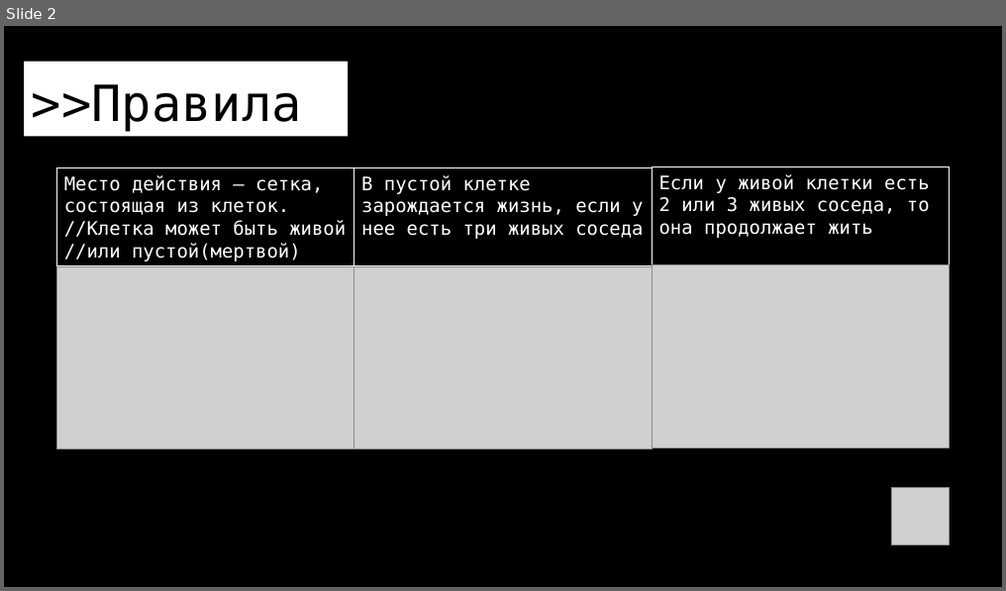
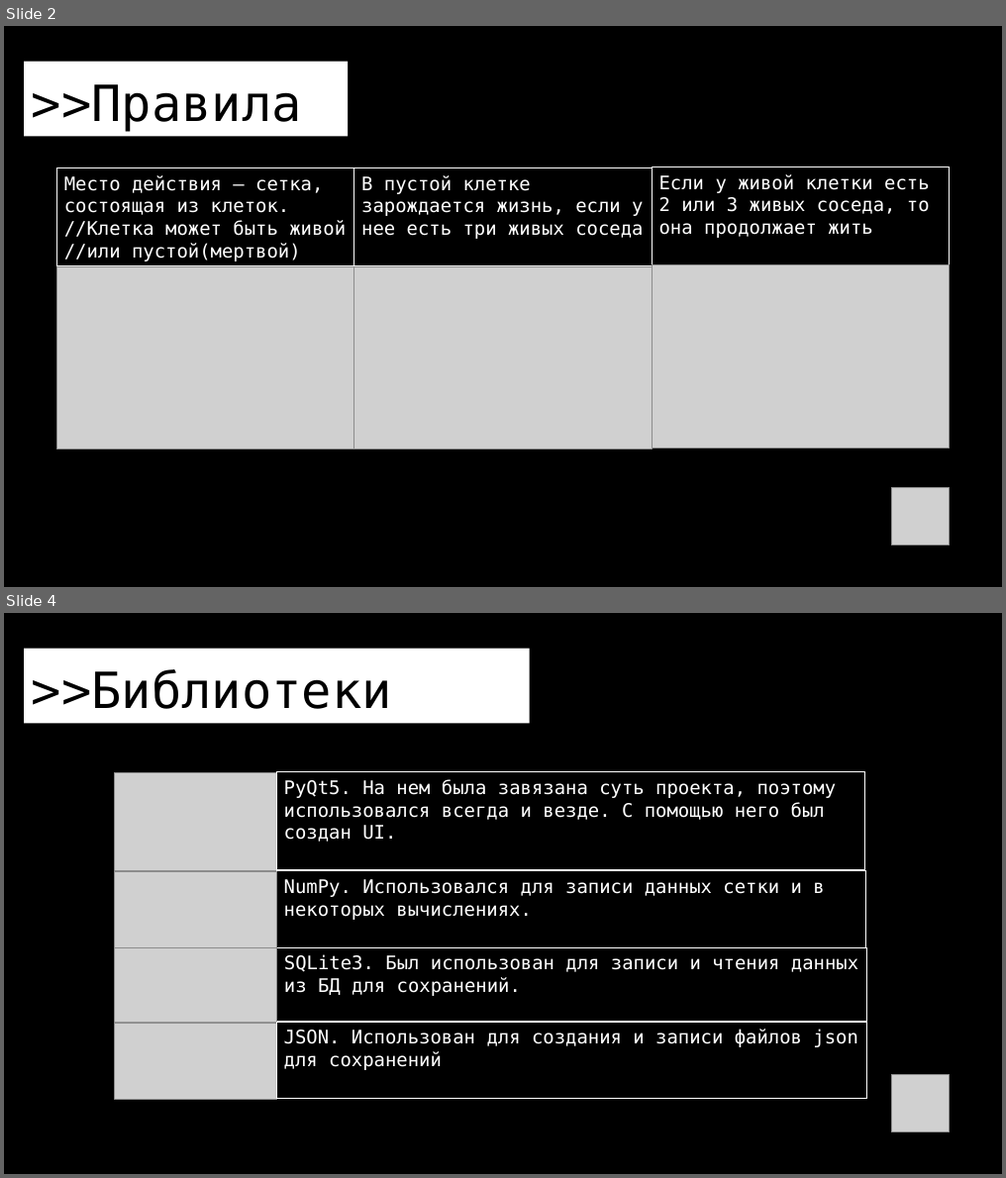
Before and after one commit to myatnyi/lifegame, a slide deck: Презентация.pptx. Shown one above the other, each under a label of ours: slide 2 before the commit, slides 2 and 4 after it; the slides between them are not shown. The pictures are 1006x591 and 1006x1178 pixels, drawn with LibreOffice and Linux fonts; fonts in the diff are those of the drawing; grey boxes stand for pictures. Boxes give left, top, right and bottom in pixels: in the first picture for what was removed or moved away, otherwise in the second. Text is boxed around its words. In the diff, an @@ line names an element or a change of style, - is before the commit and + after.

```diff
--- a/Презентация.pptx
+++ b/Презентация.pptx
@@ slide 4 added at box(4, 613, 1002, 1174), background #000000 @@
@@ title added at box(24, 649, 530, 724), fill #FFFFFF, 48 pt, text #000000 @@
+>>Библиотеки
@@ picture added at box(115, 773, 277, 870) @@
@@ rectangle added at box(276, 772, 865, 869), outline #FFFFFF 0.75 pt, 18 pt, text #FFFFFF @@
+PyQt5. На нем была завязана суть проекта, поэтому использовался всегда и везде. С помощью него был создан UI.
@@ picture added at box(115, 871, 277, 948) @@
@@ rectangle added at box(276, 871, 865, 948), outline #FFFFFF 0.75 pt, 18 pt, text #FFFFFF @@
+NumPy. Использовался для записи данных сетки и в некоторых вычислениях.
@@ picture added at box(115, 949, 277, 1023) @@
@@ rectangle added at box(276, 948, 866, 1021), outline #FFFFFF 0.75 pt, 18 pt, text #FFFFFF @@
+SQLite3. Был использован для записи и чтения данных из БД для сохранений.
@@ picture added at box(115, 1023, 277, 1100) @@
@@ rectangle added at box(276, 1023, 866, 1099), outline #FFFFFF 0.75 pt, 18 pt, text #FFFFFF @@
+JSON. Использован для создания и записи файлов json для сохранений
@@ picture added at box(892, 1075, 949, 1133) @@
```
Also in this commit, not shown: 1 slide changed, 3 other slides added, 7 other files.
